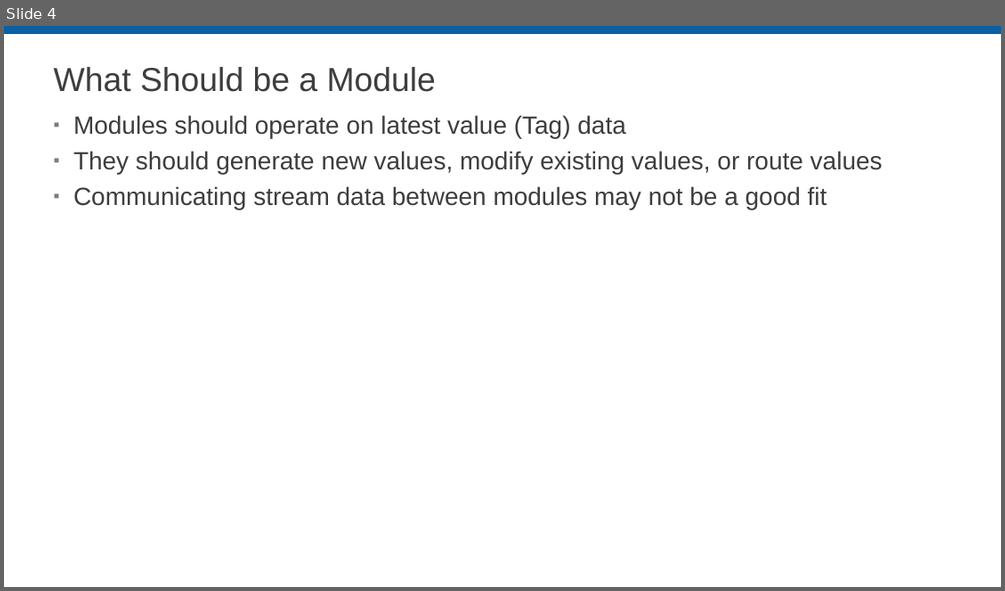
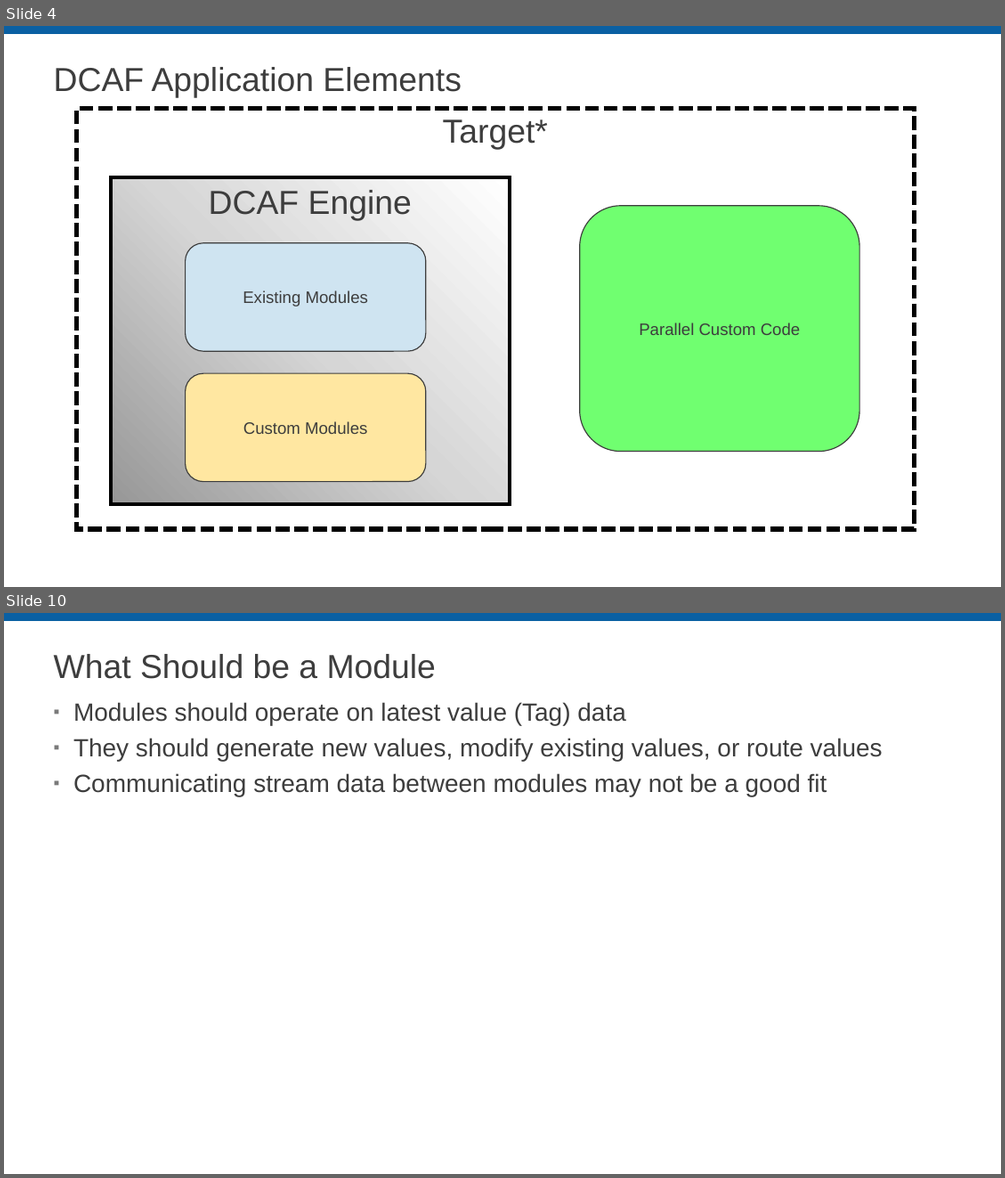
Before and after one commit to LabVIEW-DCAF/Documentation, a slide deck: Trunk/Getting Started Material/DCAF Training/4 Designing an application with DCAF.pptx. Shown one above the other, each under a label of ours: slide 4 before the commit, slides 4 and 10 after it; the slides between them are not shown. The pictures are 1005x591 and 1005x1178 pixels, drawn with LibreOffice and Linux fonts; fonts in the diff are those of the drawing; background and template pictures are left out. Boxes give left, top, right and bottom in pixels: in the first picture for what was removed or moved away, otherwise in the second. Text is boxed around its words. In the diff, an @@ line names an element or a change of style, - is before the commit and + after.

Commit message:
Improved Designing an Application with DCAF Issue 95

```diff
--- a/Trunk/Getting Started Material/DCAF Training/4 Designing an application with DCAF.pptx
+++ b/Trunk/Getting Started Material/DCAF Training/4 Designing an application with DCAF.pptx
@@ slide 4 added at [4, 26, 1001, 587], background #FFFFFF; not listed: 1 template element that a slide beside it also shows @@
@@ title added at [54, 67, 461, 98], 32 pt, text #3D3D3D @@
+DCAF Application Elements
@@ rectangle added at [77, 108, 914, 529], fill #FFFFFF, outline #000000 4.5 pt dashed, 32 pt, text #3D3D3D @@
+Target*
@@ rectangle added at [111, 177, 510, 504], fill gradient #979797 to #D7D7D7 to #FFFFFF, outline #000000 3 pt, 32 pt, text #3D3D3D @@
+DCAF Engine
@@ rounded rectangle added at [580, 206, 859, 451], fill #70FF70, outline #3D3D3D 1 pt, 16 pt, text #3D3D3D @@
+Parallel Custom Code
@@ rounded rectangle added at [185, 243, 426, 351], fill #CFE4F1, outline #3D3D3D 1 pt, 16 pt, text #3D3D3D @@
+Existing Modules
@@ rounded rectangle added at [185, 374, 426, 483], fill #FFE7A1, outline #3D3D3D 1 pt, 16 pt, text #3D3D3D @@
+Custom Modules
@@ what was slide 4 is now slide 10 @@
```
Also in this commit, not shown: 3 slides changed, 13 other slides added, 2 slides removed.
